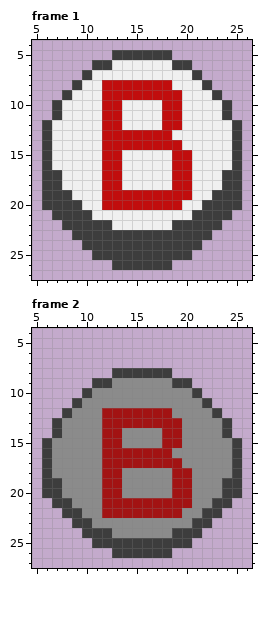
Edited in one commit: pixel-art file (Assets/HisaAssets/Textures/UI/Controller/Bbutton/Bbutton.aseprite). The picture above was drawn from the file before the commit.
32x32 pixels, 2 frames. Shown: frame 1: x 5..26, y 4..27; frame 2: x 5..26, y 4..27.
After the commit:
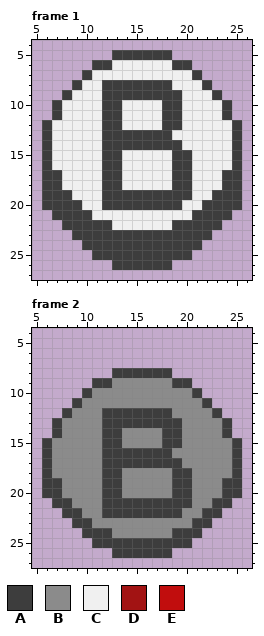
Palette (. is transparent): A #3d3d3d  B #8b8b8b  C #f0f0f0  D #a21313  E #c10d0d
From old to new:
Frame 1:
y 8: x 12..18 EEEEEEE -> AAAAAAA
y 9: x 12..19 EEEEEEEE -> AAAAAAAA
y 10..12: x 12..13 EE -> AA; x 18..19 EE -> AA
y 13: x 12..18 EEEEEEE -> AAAAAAA
y 14: x 12..19 EEEEEEEE -> AAAAAAAA
y 15..18: x 12..13 EE -> AA; x 19..20 EE -> AA
y 19: x 12..20 EEEEEEEEE -> AAAAAAAAA
y 20: x 12..19 EEEEEEEE -> AAAAAAAA
Frame 2:
y 12: x 12..18 DDDDDDD -> AAAAAAA
y 13: x 12..19 DDDDDDDD -> AAAAAAAA
y 14..15: x 12..13 DD -> AA; x 18..19 DD -> AA
y 16: x 12..18 DDDDDDD -> AAAAAAA
y 17: x 12..19 DDDDDDDD -> AAAAAAAA
y 18..20: x 12..13 DD -> AA; x 19..20 DD -> AA
y 21: x 12..20 DDDDDDDDD -> AAAAAAAAA
y 22: x 12..19 DDDDDDDD -> AAAAAAAA
Where, in picture pixels (left, top, right, bottom), the same in both pictures:
changed: (102, 80, 192, 210)
changed: (102, 408, 192, 518)
